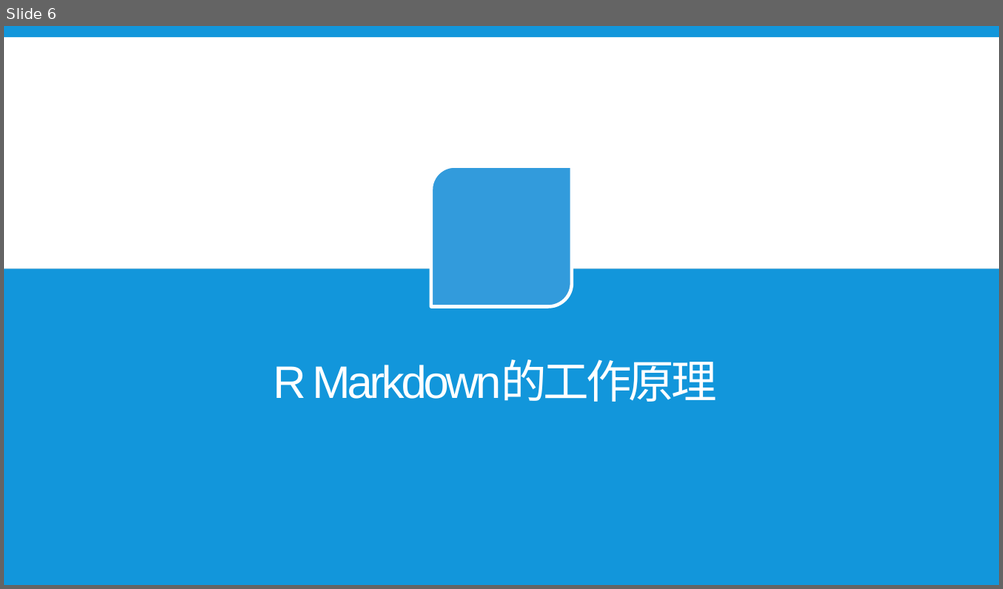
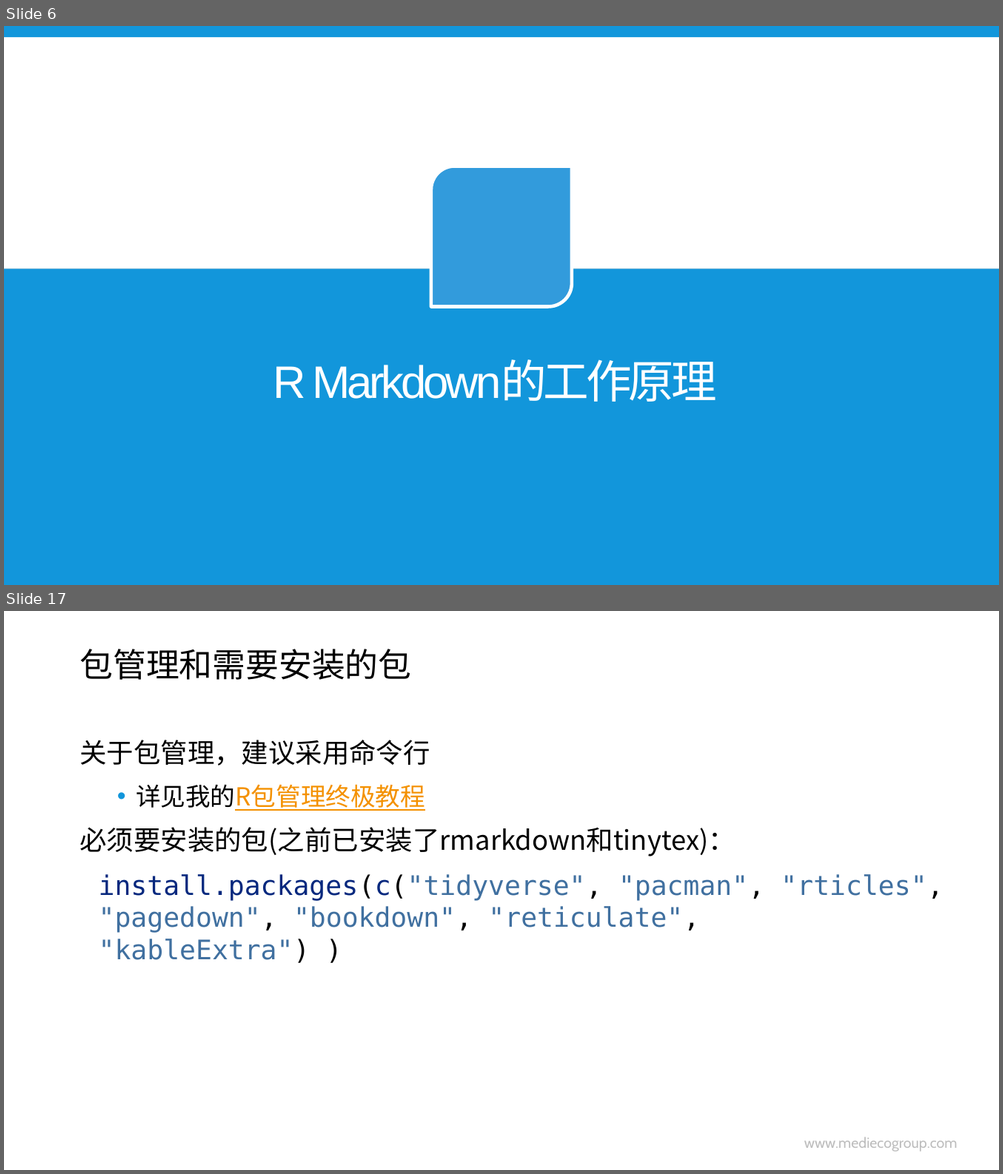
Before and after one commit to hao203/rmd_china, a slide deck: slides/01.History&Works/01-History-Works.pptx. Shown one above the other, each under a label of ours: slide 6 before the commit, slides 6 and 17 after it; the slides between them are not shown. The pictures are 1003x589 and 1003x1174 pixels, drawn with LibreOffice and Linux fonts; fonts in the diff are those of the drawing; background and template pictures are left out. Boxes give left, top, right and bottom in pixels: in the first picture for what was removed or moved away, otherwise in the second. Text is boxed around its words. In the diff, an @@ line names an element or a change of style, - is before the commit and + after.

```diff
--- a/slides/01.History&Works/01-History-Works.pptx
+++ b/slides/01.History&Works/01-History-Works.pptx
@@ slide 17 added at bbox=[4, 611, 999, 1170], background #CCE8CF @@
@@ title added at bbox=[79, 649, 411, 680], 32 pt, text #000000 @@
+包管理和需要安装的包
@@ text added at bbox=[79, 740, 942, 963], 26 pt, text #4070A0 @@
+关于包管理，建议采用命令行
+  • 详见我的R包管理终极教程
+必须要安装的包(之前已安装了rmarkdown和tinytex)：
+install.packages(c("tidyverse", "pacman", "rticles", "pagedown", "bookdown", "reticulate", "kableExtra") )
@@ text added at bbox=[804, 1137, 957, 1152], 14 pt, text #000000 at 26% opacity @@
+www.mediecogroup.com
```
Also in this commit, not shown: 3 slides changed, 11 other slides added, 3 slides removed, 14 other files.
